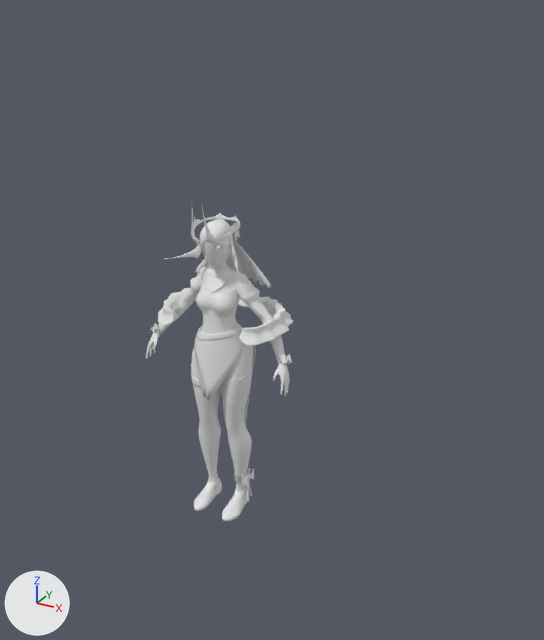
The Blender file SeamstressBlender/Seamstress.blend as it was, and as the next commit left it.
Camera for both pictures: a 50 mm lens placed at (5.6, -8.63, 7.73), pointed at (0.57, 0.51, 3.16). Arrows for +X, +Y and +Z are at lower left; the lights stay in place.

Objects in the first picture: 'Body', 'CloakBot', 'DressTop', 'Robes', 'Shoes', 'Veil'.
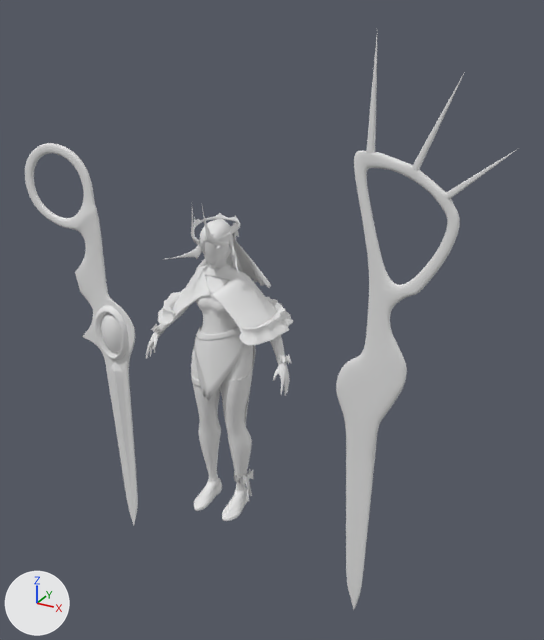
What changed in the scene script:
```text
Add me_plane_004:
    me_plane_004.from_pydata(...)  # 283 vertices, 237 faces; spans x -0.77..0.2, y -11.07..1.15, z -0.3..0.71
    me_plane_004.polygons.foreach_set('use_smooth', [True] * 237)
Add me_plane_003:
    me_plane_003.from_pydata(...)  # 252 vertices, 254 faces; spans x -0.23..0.78, y 1.66..11.46, z -0.31..0.96
    me_plane_003.polygons.foreach_set('use_smooth', [True] * 254)
Change ob_cloaktop:
    remove ob_cloaktop.hide_set(True)
Add ob_plane_002:
    ob_plane_002 = bpy.data.objects.new('Plane.002', me_plane_004)
    ob_plane_002.location = (-2.04, 0.0, 0.74)
    ob_plane_002.scale = (2.11, 0.0186, 6.88)
    _m = ob_plane_002.modifiers.new('Subdivision', 'SUBSURF')
    _m.levels = 2
Add ob_plane_001:
    ob_plane_001 = bpy.data.objects.new('Plane.001', me_plane_003)
    ob_plane_001.location = (2.31, 0.0, 0.74)
    ob_plane_001.scale = (2.11, 0.0186, 6.88)
    _m = ob_plane_001.modifiers.new('Subdivision', 'SUBSURF')
    _m.levels = 2
```

Boxes [x1, y1, x2, y2] around the edits, measured in the pictures (544 x 640 px):
'Plane.001', added
    after: [336, 37, 519, 609]
'Plane.002', added
    after: [25, 143, 138, 525]
'CloakTop', shown
    after: [172, 264, 277, 332]
